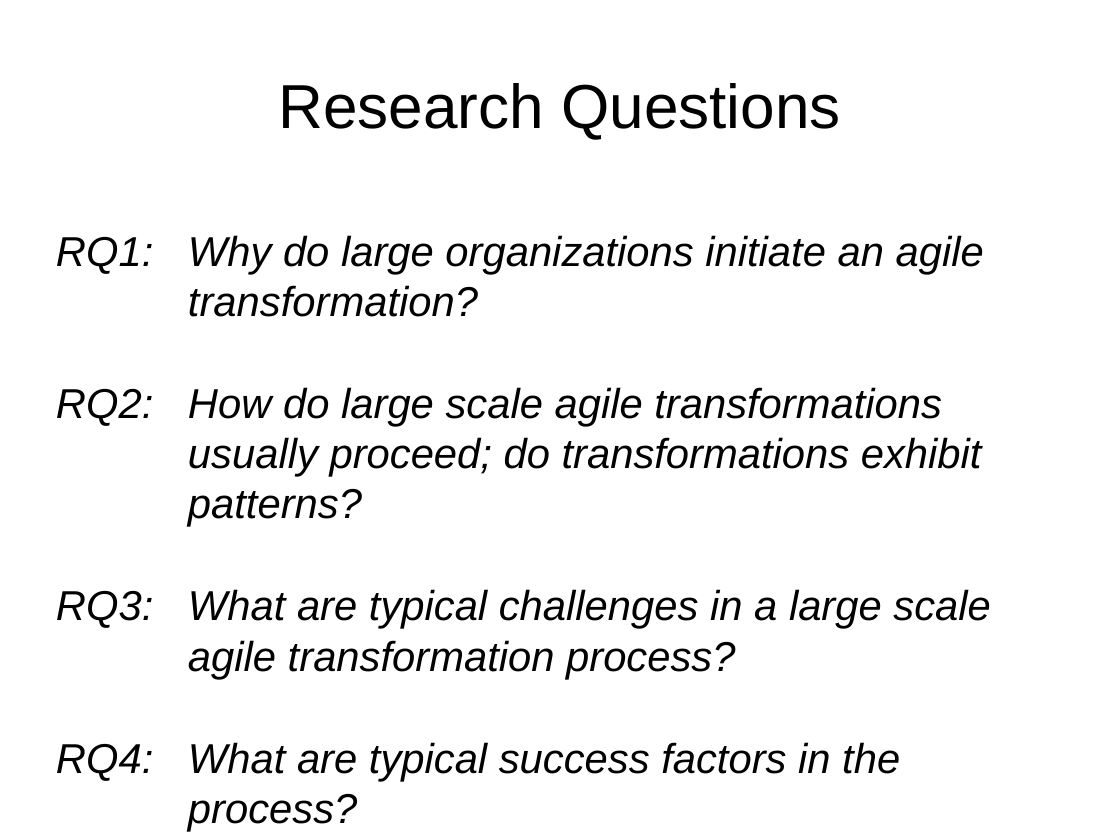
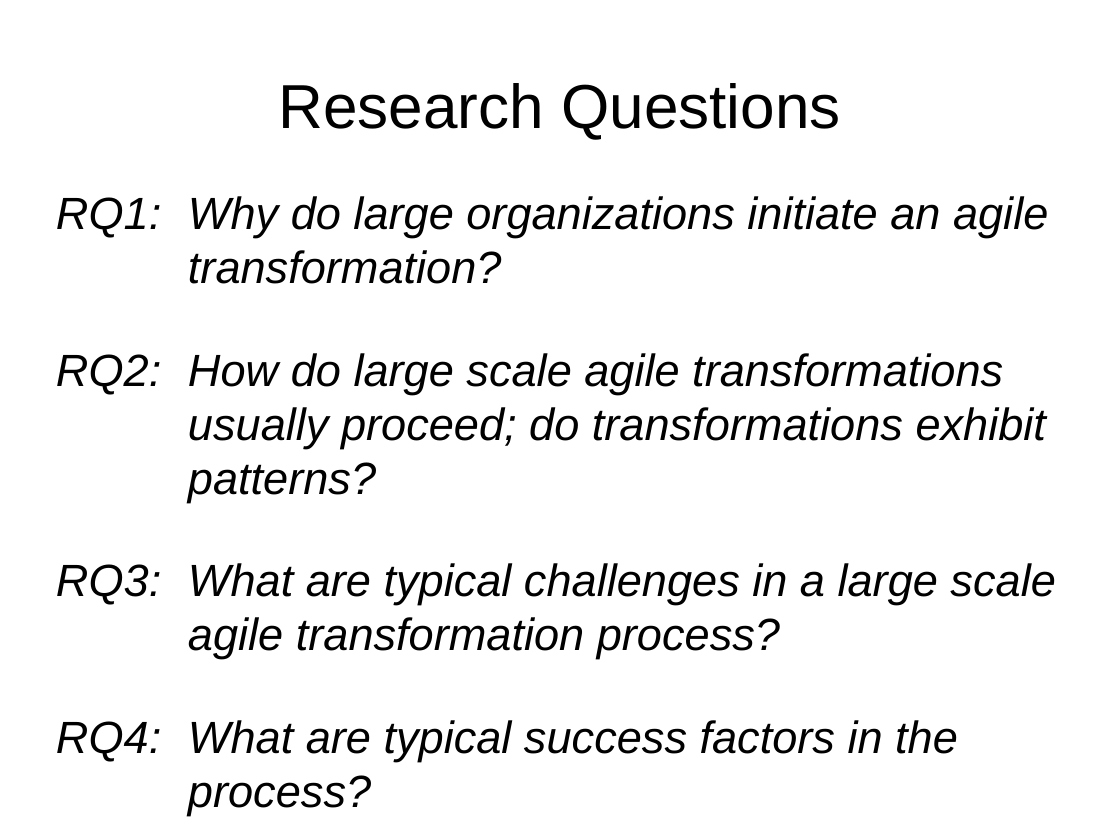
Before and after one commit to coumbole/aalto_agiletransformation, a slide deck: slide 3 of Presentation.odp. Drawn at 1120x840 pixels with LibreOffice and Linux fonts; fonts in the diff are those of the drawing. Boxes give left, top, right and bottom in pixels: in the first picture for what was removed or moved away, otherwise in the second. Text is boxed around its words. In the diff, an @@ line names an element or a change of style, - is before the commit and + after.

```diff
--- a/Presentation.odp
+++ b/Presentation.odp
@@ text "RQ1: Why do large organizations ...": place and size @@
-text "RQ1: Why do large organizations ..." at bbox=[56, 235, 990, 781]
+text "RQ1: Why do large organizations ..." at bbox=[56, 196, 1055, 815]
@@ text "RQ1: Why do large organizations ..." at bbox=[56, 196, 1055, 815]: size 29.6 to 32 pt; less space between paragraphs @@
```
Also in this commit, not shown: 3 other slides changed, 6 slides added.
